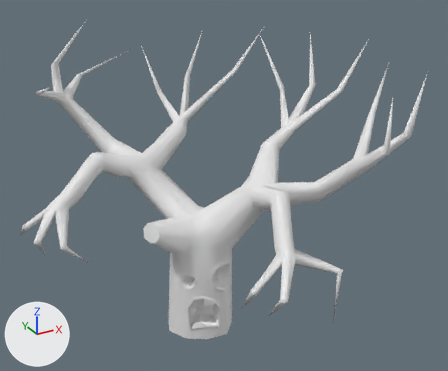
The FBX model Dreamer/Assets/Graphics/evil_tree_in _nightmare.fbx, before and after one commit.
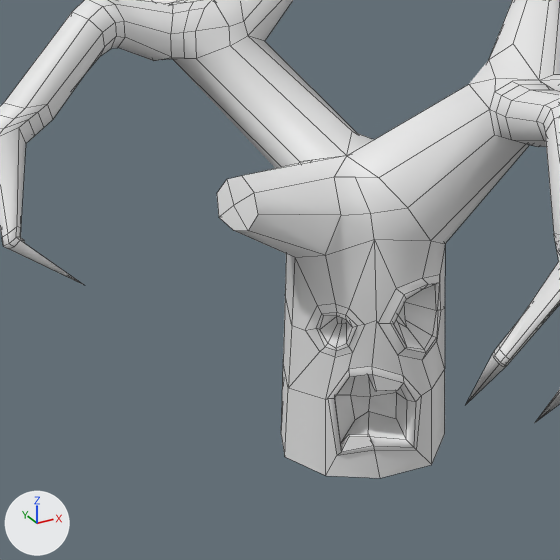
There are two pictures of each version: one whole from a 50 mm lens placed at (-0.518, -1.041, 0.846), pointed at (0.063, 0.015, 0.318), one close up on the part from 13% to 62% of the width and 41% to 100% of the height. Every picture has the same lights, and +X, +Y and +Z are marked at lower left. The close-ups show mesh edges as thin lines. Where no turn or scale is listed for an object, it has been applied to the vertices.
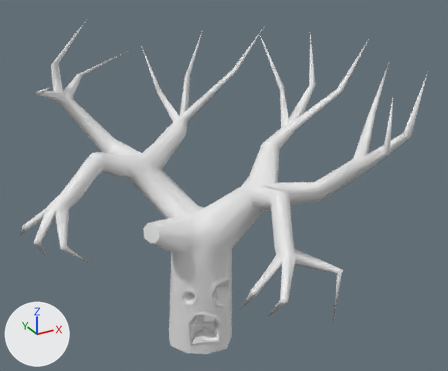
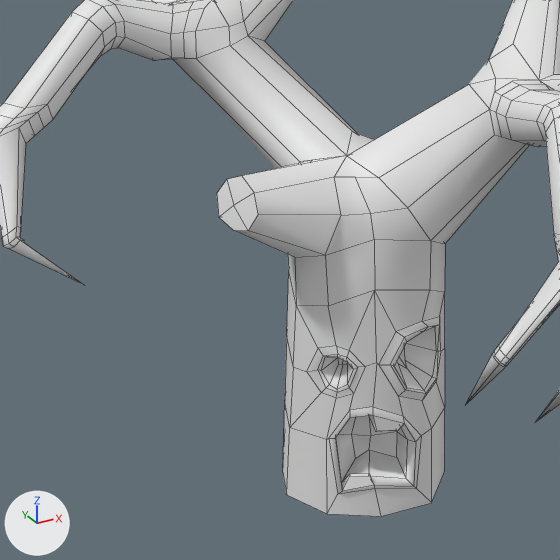
The newer file is also turned or shifted as a whole; pictures and numbers use the older file's frame.

What the commit changed:
me_untitled_006 is used by ob_cylinder001_001; location (0.0, 0.0, 0.0).
me_untitled_006 had 742 vertices, 781 faces and spanned x -0.336..0.417, y -0.33..0.371, z -0.005..0.655.
me_untitled_006 now has 754 vertices, 793 faces and spans x -0.336..0.417, y -0.33..0.371, z -0.045..0.655.
Part 1, on me_untitled_006:
28 faces are deleted.
108 vertices in x -0.077..0.064, y -0.06..0.076, z -0.005..0.173 move by (0.0, 0.0, -0.04).
14 vertices in x -0.072..0.034, y -0.057..0.008, z 0.018..0.177 move by (0.0, 0.0, -0.041).
18 vertices move from x -0.064..0.06, y -0.06..0.074, z 0.073..0.182 to x -0.061..0.056, y -0.059..0.073, z 0.102..0.184.
12 vertices are added at x -0.065..0.06, y -0.06..0.074, z 0.033..0.175.
40 new faces join them.

Pixel boxes (x1, y1, x2, y2) of what changed, in the close-ups (560 x 560 px; the box of a moved part takes in the faces that stretch with it):
'Cylinder001.001', reshaped: before (0, 0, 560, 478); after (0, 0, 560, 516)
part 1 of me_untitled_006, moved or reshaped: before (281, 239, 445, 478); after (283, 239, 445, 516)
